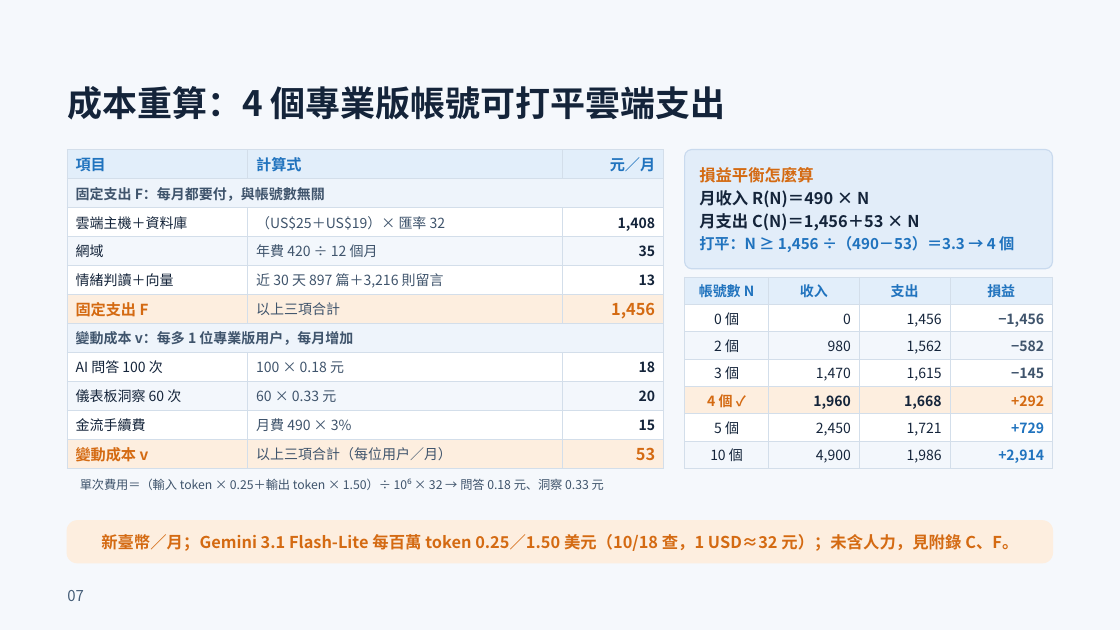
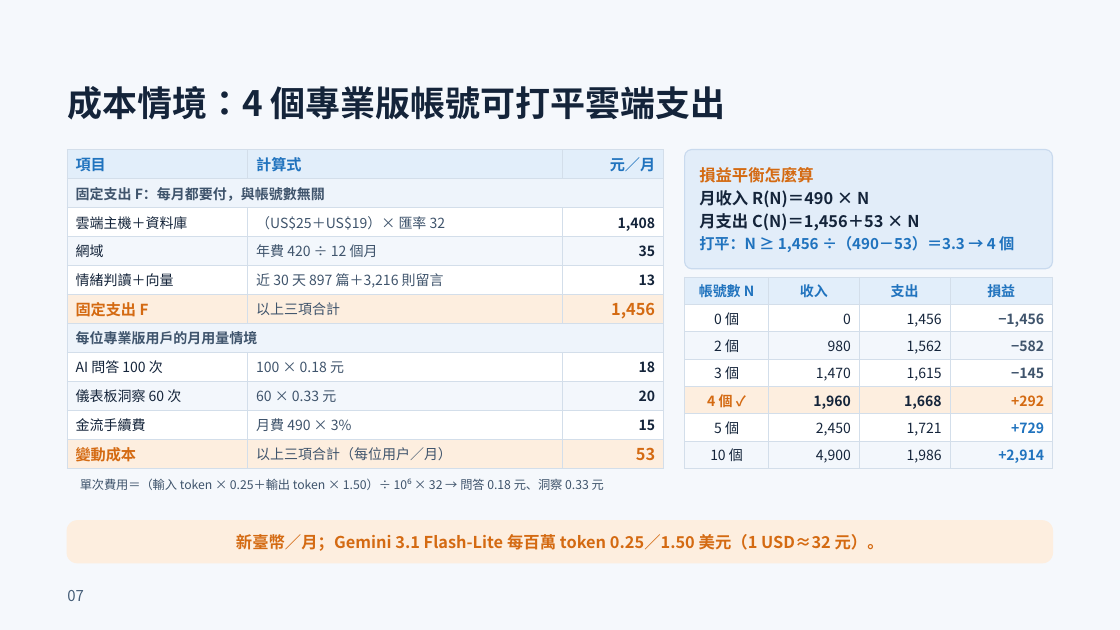
Before and after one commit to xujiaquan05/115405, a slide deck: slide 7 of output/ppt-review-20261011/final/MeBOD_複審簡報_第二輪修訂版.pptx. Drawn at 1120x630 pixels with LibreOffice and Linux fonts; fonts in the diff are those of the drawing. Boxes give left, top, right and bottom in pixels: in the first picture for what was removed or moved away, otherwise in the second. Text is boxed around its words. In the diff, an @@ line names an element or a change of style, - is before the commit and + after.

```diff
--- a/output/ppt-review-20261011/final/MeBOD_複審簡報_第二輪修訂版.pptx
+++ b/output/ppt-review-20261011/final/MeBOD_複審簡報_第二輪修訂版.pptx
@@ text at bbox=[67, 86, 726, 120]: text changed @@
-成本重算：4 個專業版帳號可打平雲端支出
+成本情境：4 個專業版帳號可打平雲端支出
@@ table at bbox=[67, 150, 664, 468] @@
-row 7, column 1: 變動成本 v：每多 1 位專業版用戶，每月增加
+row 7, column 1: 每位專業版用戶的月用量情境
-row 11, column 1: 變動成本 v
+row 11, column 1: 變動成本
@@ text at bbox=[236, 534, 884, 551]: text changed @@
-新臺幣／月；Gemini 3.1 Flash-Lite 每百萬 token 0.25／1.50 美元（10/18 查，1 USD≈32 元）；未含人力，見附錄 C、F。
+新臺幣／月；Gemini 3.1 Flash-Lite 每百萬 token 0.25／1.50 美元（1 USD≈32 元）。
```
Also in this commit, not shown: 6 other slides changed, 2 other files.
